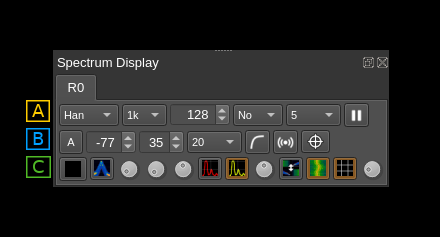
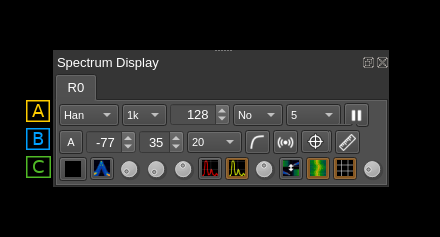
Layers edited between the first and the second (440, 237) image:
added layer "Patch_02" above "Patch_01" over <box>329,124,360,154</box>
